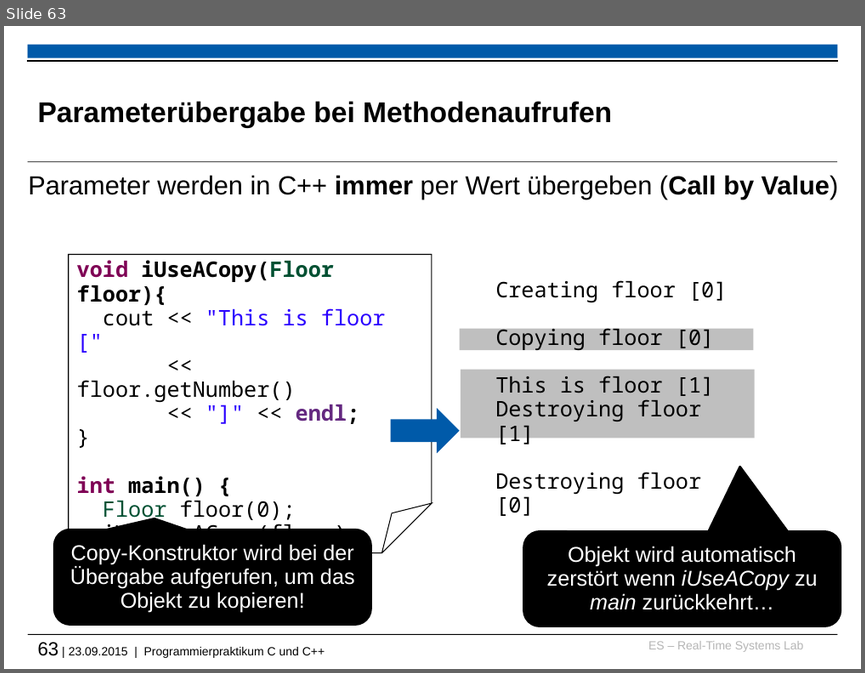
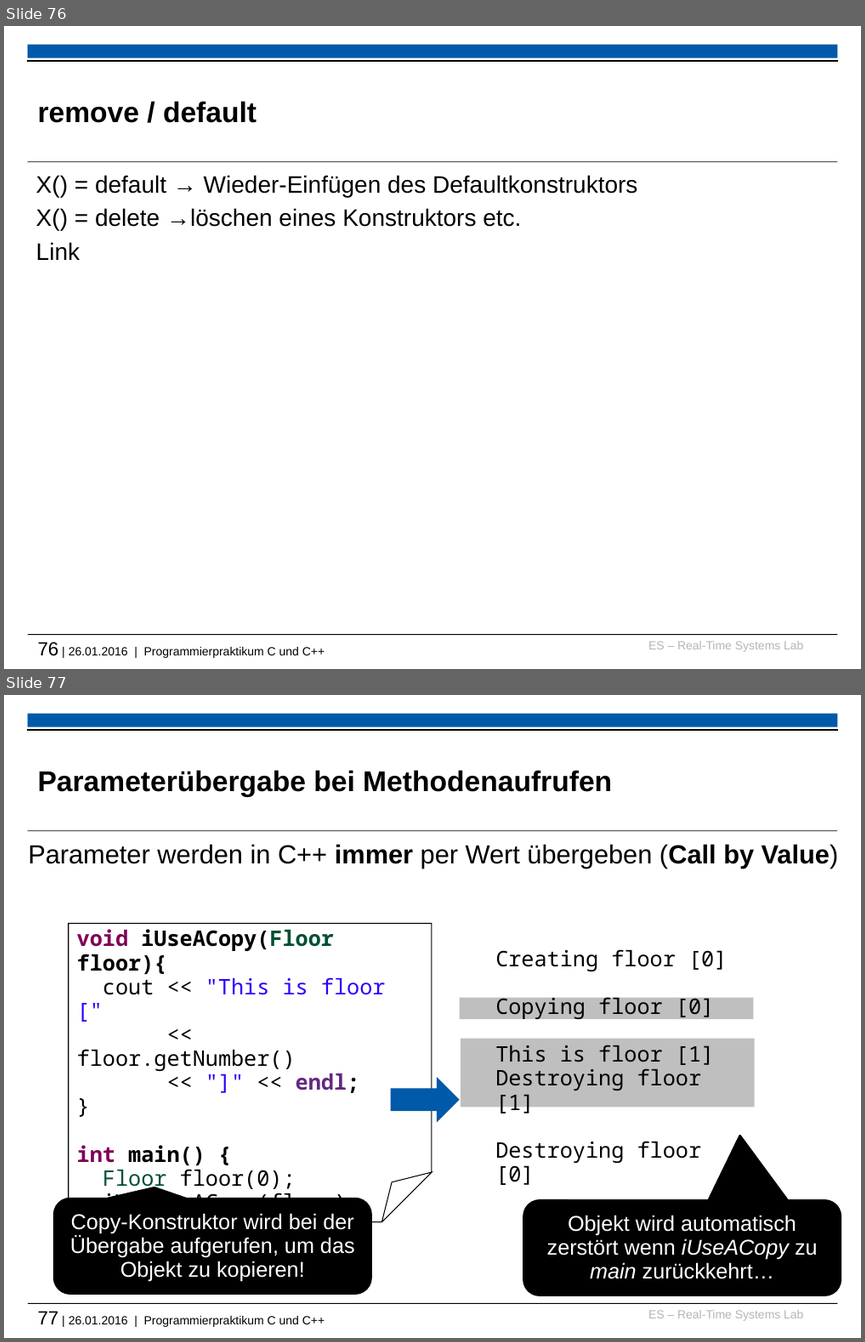
Before and after one commit to h82k/tud-cppp, a slide deck: cppp_lecture.pptx. Shown one above the other, each under a label of ours: slide 63 before the commit, slides 76 and 77 after it. The pictures are 865x673 and 865x1342 pixels, drawn with LibreOffice and Linux fonts; fonts in the diff are those of the drawing; background and template pictures are left out. Boxes give left, top, right and bottom in pixels: in the first picture for what was removed or moved away, otherwise in the second. Text is boxed around its words. In the diff, an @@ line names an element or a change of style, - is before the commit and + after.

```diff
--- a/cppp_lecture.pptx
+++ b/cppp_lecture.pptx
@@ slide 76 added at [4, 26, 861, 669], background #FFFFFF; not listed: 6 template elements that a slide beside it also shows @@
@@ title added at [38, 101, 256, 123], 24 pt, text #000000, bold @@
+remove / default
@@ text added at [36, 175, 637, 260], 20 pt, text #000000 @@
+X() = default → Wieder-Einfügen des Defaultkonstruktors
+X() = delete →löschen eines Konstruktors etc.
+Link
@@ what was slide 63 is now slide 77 @@
@@ text at [38, 1310, 324, 1327]: text changed @@
-63 | 23.09.2015 | Programmierpraktikum C und C++
+77 | 26.01.2016 | Programmierpraktikum C und C++
```
Also in this commit, not shown: 6 slides changed, 16 other slides added, 1 other file.
